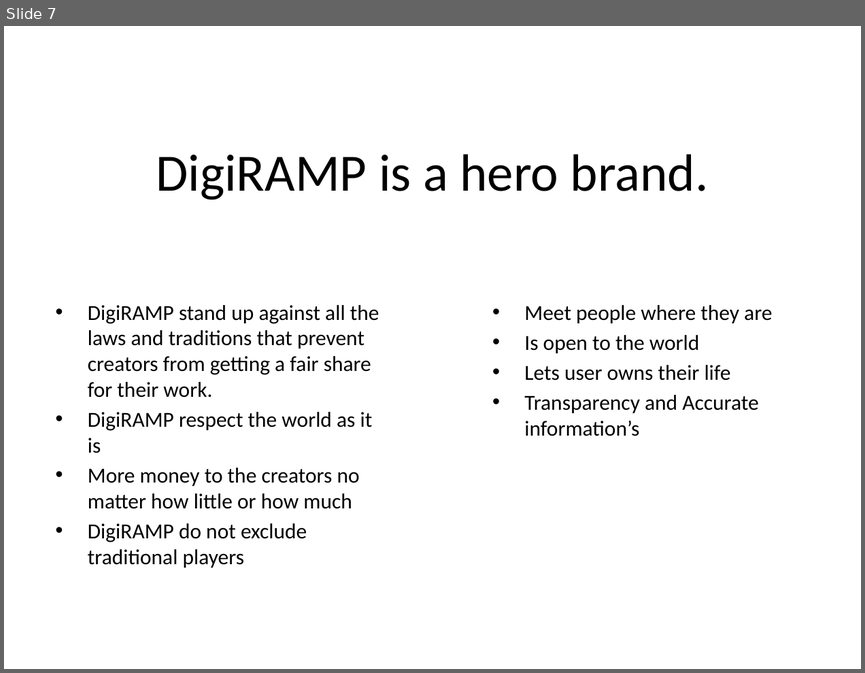
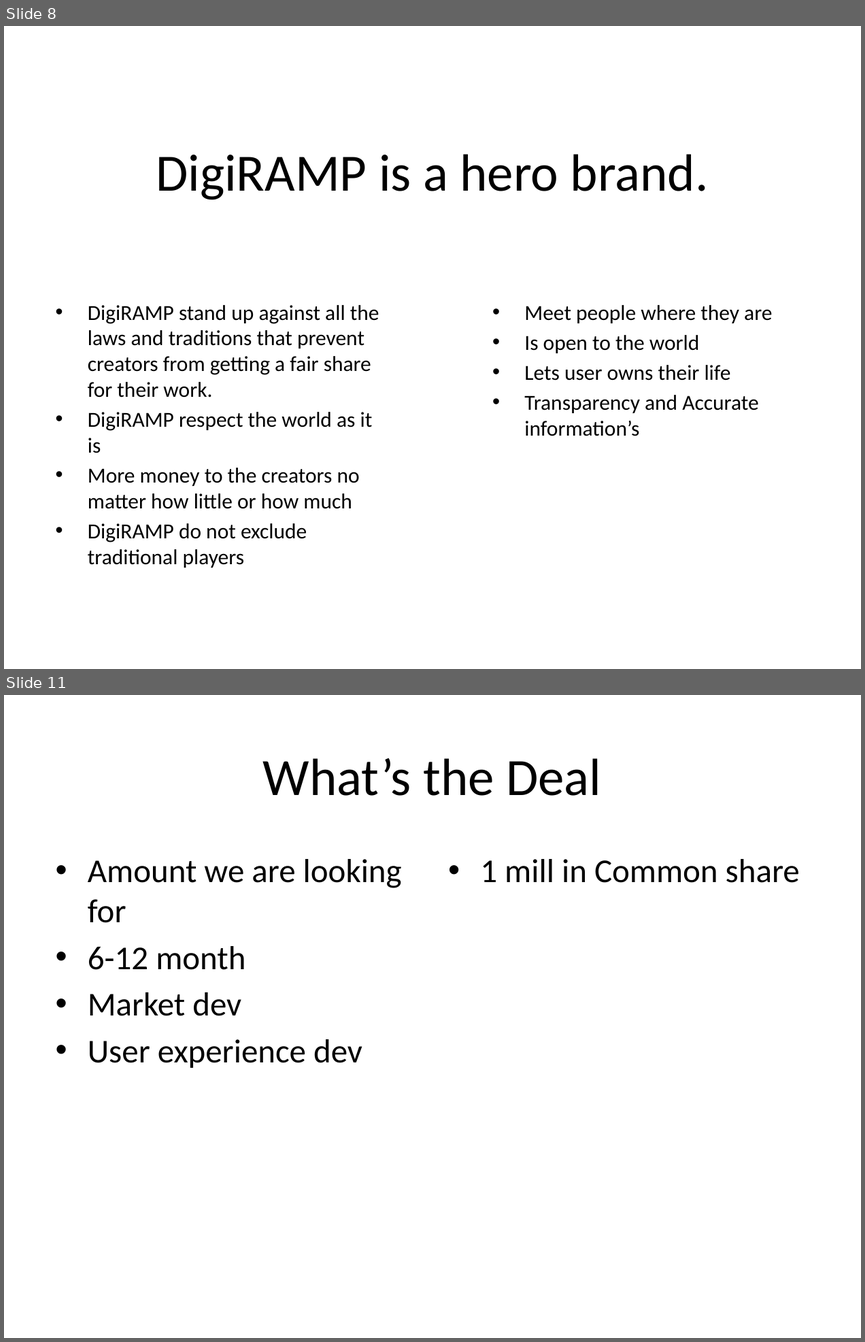
Before and after one commit to maxgronlund/digiramp, a slide deck: documents/strategy/consumer player/DigiRAMP-DEC-2015.pptx. Shown one above the other, each under a label of ours: slide 7 before the commit, slides 8 and 11 after it; the slides between them are not shown. The pictures are 865x673 and 865x1342 pixels, drawn with LibreOffice and Linux fonts; fonts in the diff are those of the drawing. Boxes give left, top, right and bottom in pixels: in the first picture for what was removed or moved away, otherwise in the second. Text is boxed around its words. In the diff, an @@ line names an element or a change of style, - is before the commit and + after.

```diff
--- a/documents/strategy/consumer player/DigiRAMP-DEC-2015.pptx
+++ b/documents/strategy/consumer player/DigiRAMP-DEC-2015.pptx
@@ slide 11 added at (4, 695, 861, 1338), background #FFFFFF @@
@@ title added at (263, 758, 601, 796), 44 pt, text #000000 @@
+What’s the Deal
@@ text added at (88, 859, 402, 1068), 28 pt, text #000000 @@
+• Amount we are looking for
+• 6-12 month
+• Market dev
+• User experience dev
@@ text added at (480, 859, 800, 883), 28 pt, text #000000 @@
+• 1 mill in Common share
@@ what was slide 7 is now slide 8 @@
```
Also in this commit, not shown: 4 slides changed, 2 other slides added, 23 other files.
